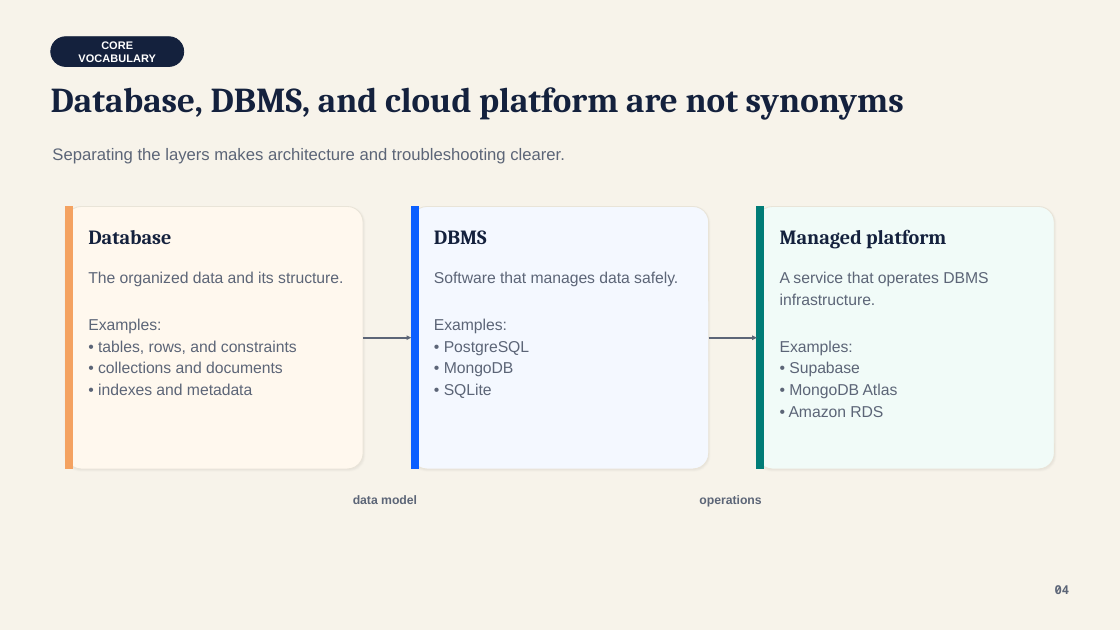
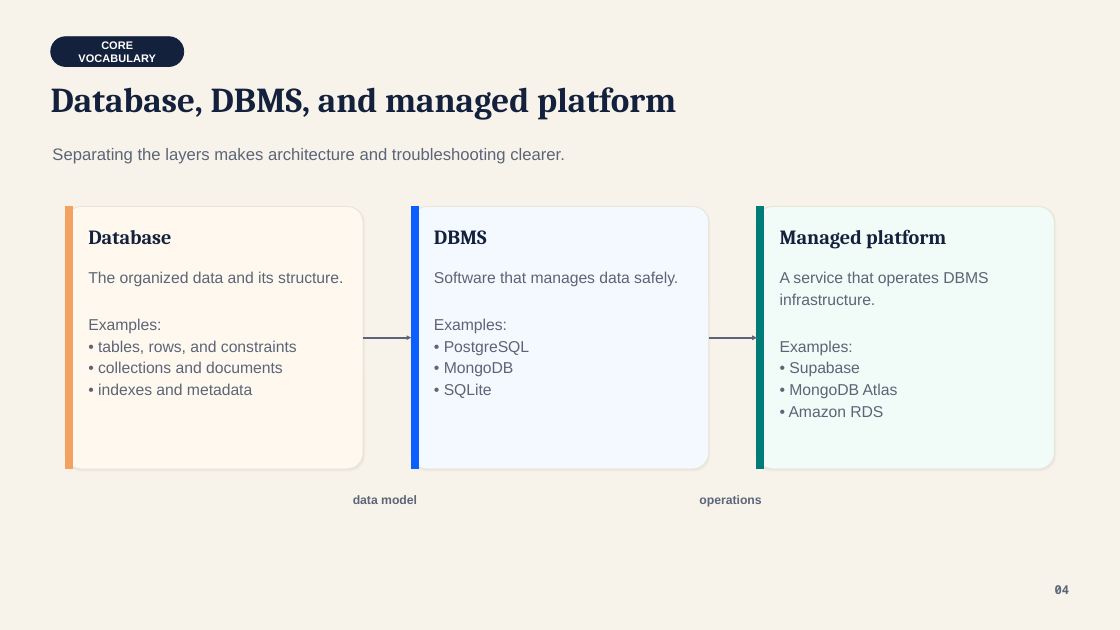
Before and after one commit to lolusername/CST4714_DB_admin, a slide deck: slide 4 of week_01/week_01_responsibility_relational_thinking.pptx. Drawn at 1120x630 pixels with LibreOffice and Linux fonts; fonts in the diff are those of the drawing. Boxes give left, top, right and bottom in pixels: in the first picture for what was removed or moved away, otherwise in the second. Text is boxed around its words. In the diff, an @@ line names an element or a change of style, - is before the commit and + after.

```diff
--- a/week_01/week_01_responsibility_relational_thinking.pptx
+++ b/week_01/week_01_responsibility_relational_thinking.pptx
@@ text at (x1=51, y1=87, x2=676, y2=120): text changed @@
-Database, DBMS, and cloud platform are not synonyms
+Database, DBMS, and managed platform
```
Also in this commit, not shown: 14 other slides changed, 1 slide added, 1 slide removed, 4 other files.
